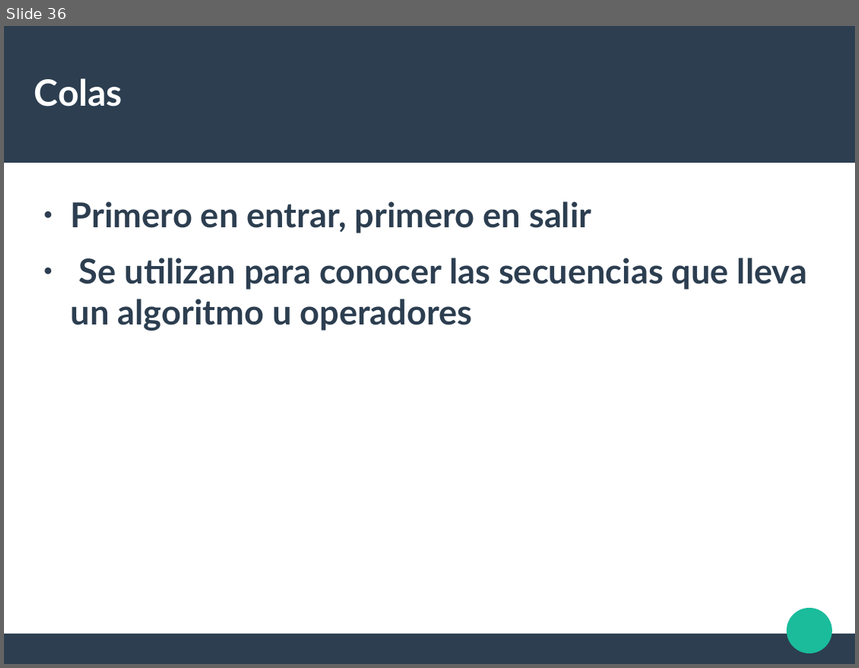
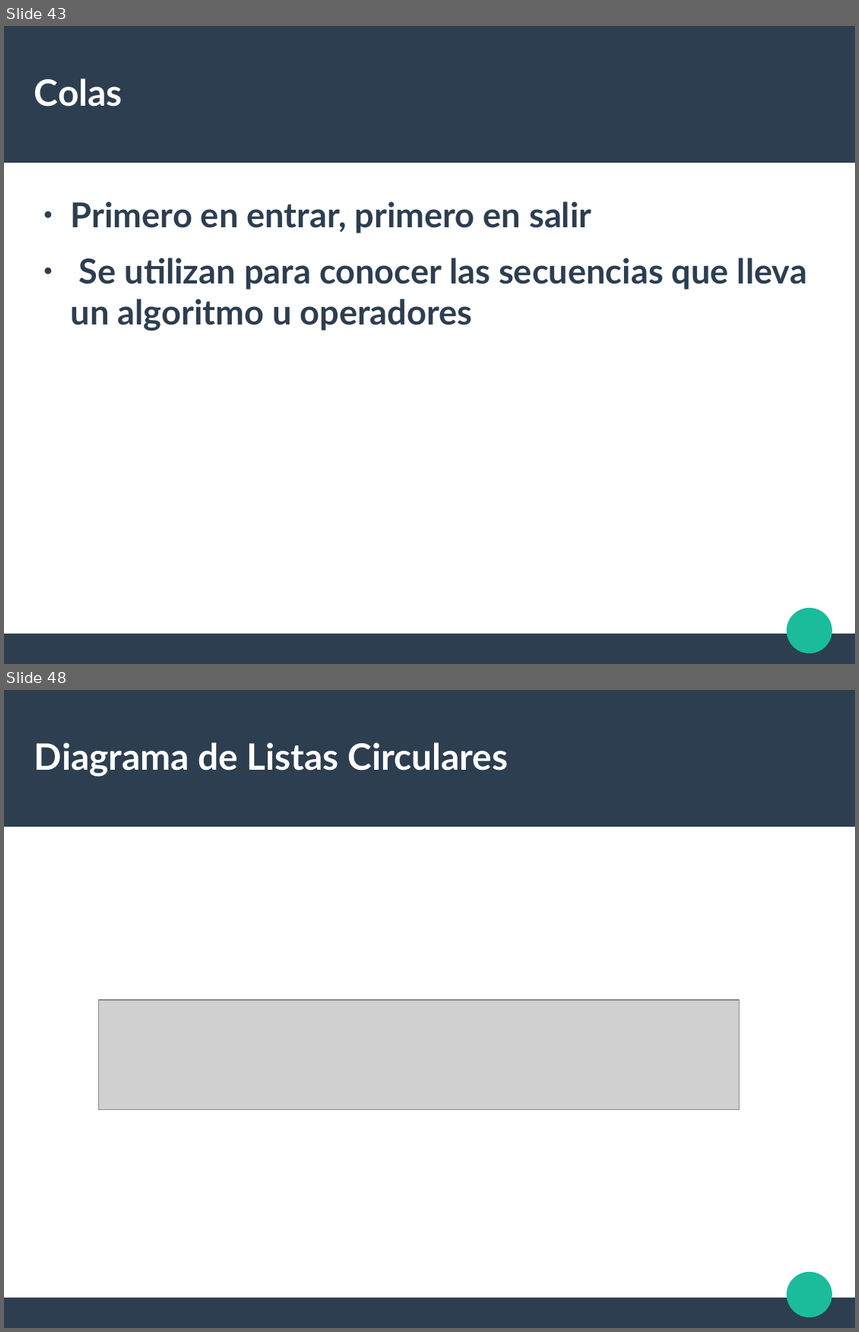
Before and after one commit to liowiki/EDA1-20192, a slide deck: Tema1.odp. Shown one above the other, each under a label of ours: slide 36 before the commit, slides 43 and 48 after it; the slides between them are not shown. The pictures are 859x668 and 859x1332 pixels, drawn with LibreOffice and Linux fonts; fonts in the diff are those of the drawing; grey boxes stand for pictures. Boxes give left, top, right and bottom in pixels: in the first picture for what was removed or moved away, otherwise in the second. Text is boxed around its words. In the diff, an @@ line names an element or a change of style, - is before the commit and + after.

```diff
--- a/Tema1.odp
+++ b/Tema1.odp
@@ slide 48 added at [4,690,855,1328], background #FFFFFF; not listed: 3 template elements that a slide beside it also shows @@
@@ title added at [34,742,509,777], 33.9 pt, text #FFFFFF, bold @@
+Diagrama de Listas Circulares
@@ picture added at [98,1001,740,1110] @@
@@ what was slide 36 is now slide 43 @@
```
Also in this commit, not shown: 11 other slides added.
